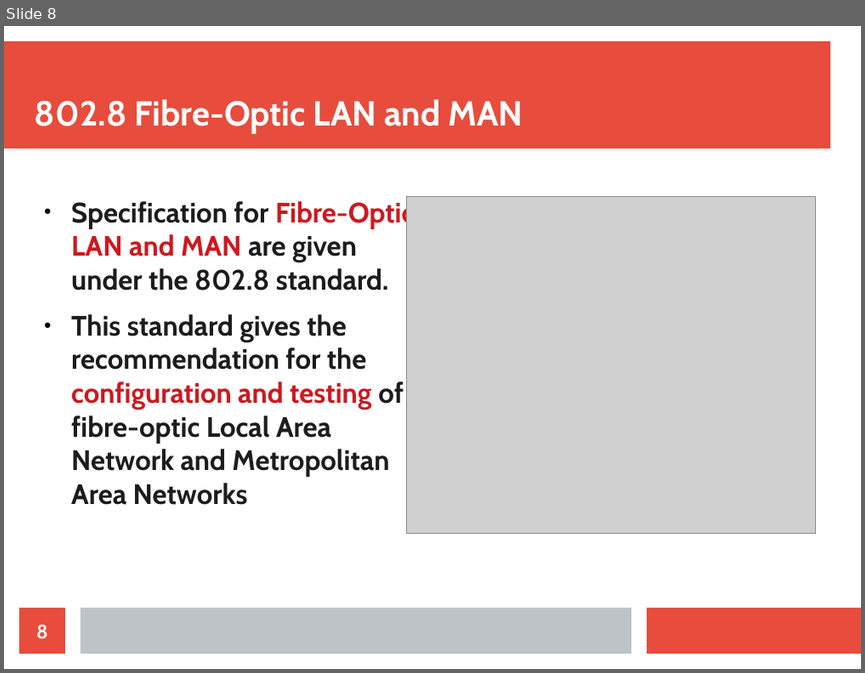
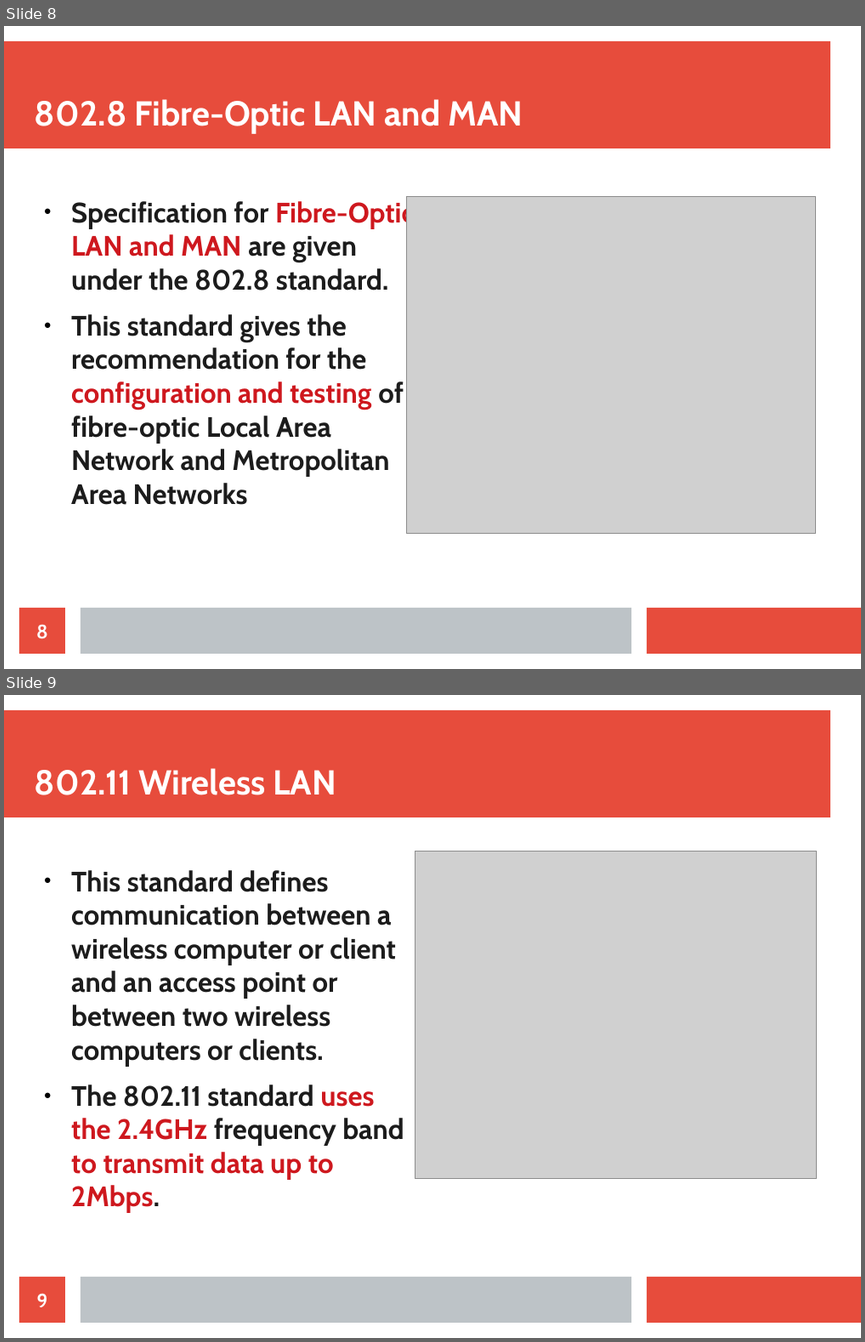
Before and after one commit to sunil11101/CN_Presentation_Section_C, a slide deck: CN PRESENTATION.odp. Shown one above the other, each under a label of ours: slide 8 before the commit, slides 8 and 9 after it. The pictures are 865x673 and 865x1342 pixels, drawn with LibreOffice and Linux fonts; fonts in the diff are those of the drawing; grey boxes stand for pictures. Boxes give left, top, right and bottom in pixels: in the first picture for what was removed or moved away, otherwise in the second. Text is boxed around its words. In the diff, an @@ line names an element or a change of style, - is before the commit and + after.

Commit message:
added 802.11 standard

```diff
--- a/CN PRESENTATION.odp
+++ b/CN PRESENTATION.odp
@@ slide 9 added at (x1=4, y1=695, x2=861, y2=1338), background #FFFFFF; not listed: 3 template elements that a slide beside it also shows @@
@@ title added at (x1=35, y1=768, x2=336, y2=795), 32 pt, text #FFFFFF, bold @@
+802.11 Wireless LAN
@@ text added at (x1=71, y1=870, x2=404, y2=1213), 26 pt, text #1C1C1C, bold @@
+● This standard defines communication between a wireless computer or client and an access point or between two wireless computers or clients.
+● The 802.11 standard uses the 2.4GHz frequency band to transmit data up to 2Mbps.
@@ picture added at (x1=415, y1=851, x2=817, y2=1179) @@
@@ page number added at (x1=19, y1=1276, x2=65, y2=1322), fill #E74C3C, 18 pt, text #FFFFFF, bold @@
+9
```
Also in this commit, not shown: 1 other file.
